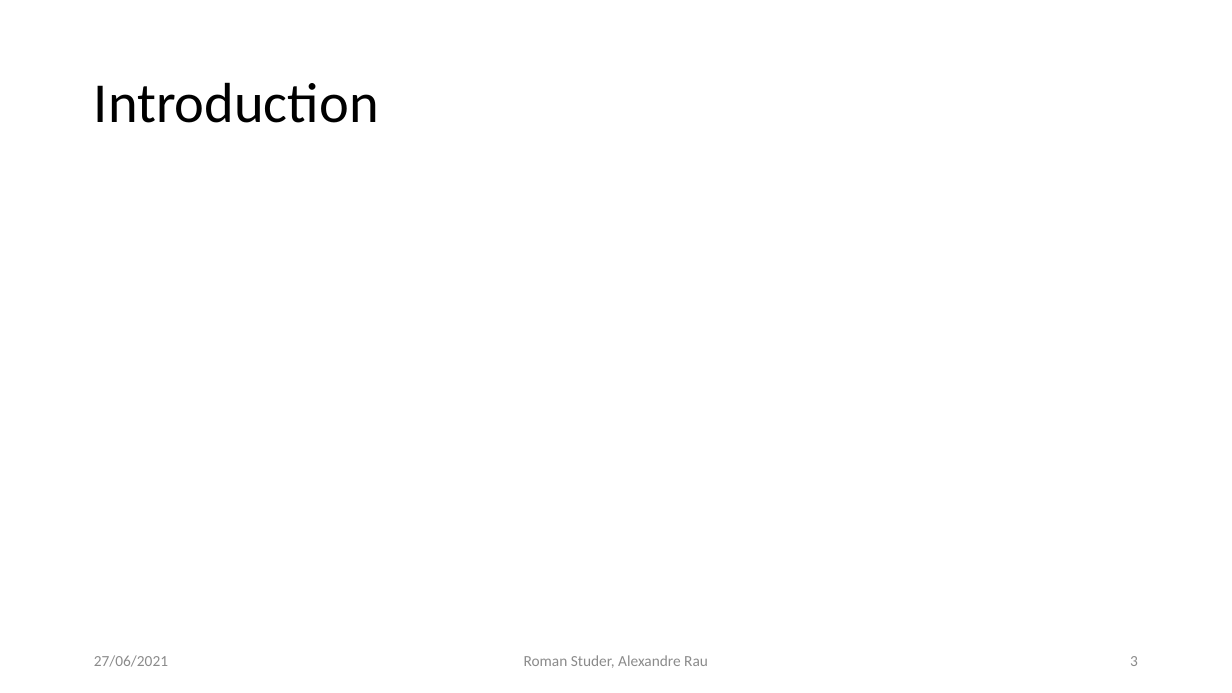
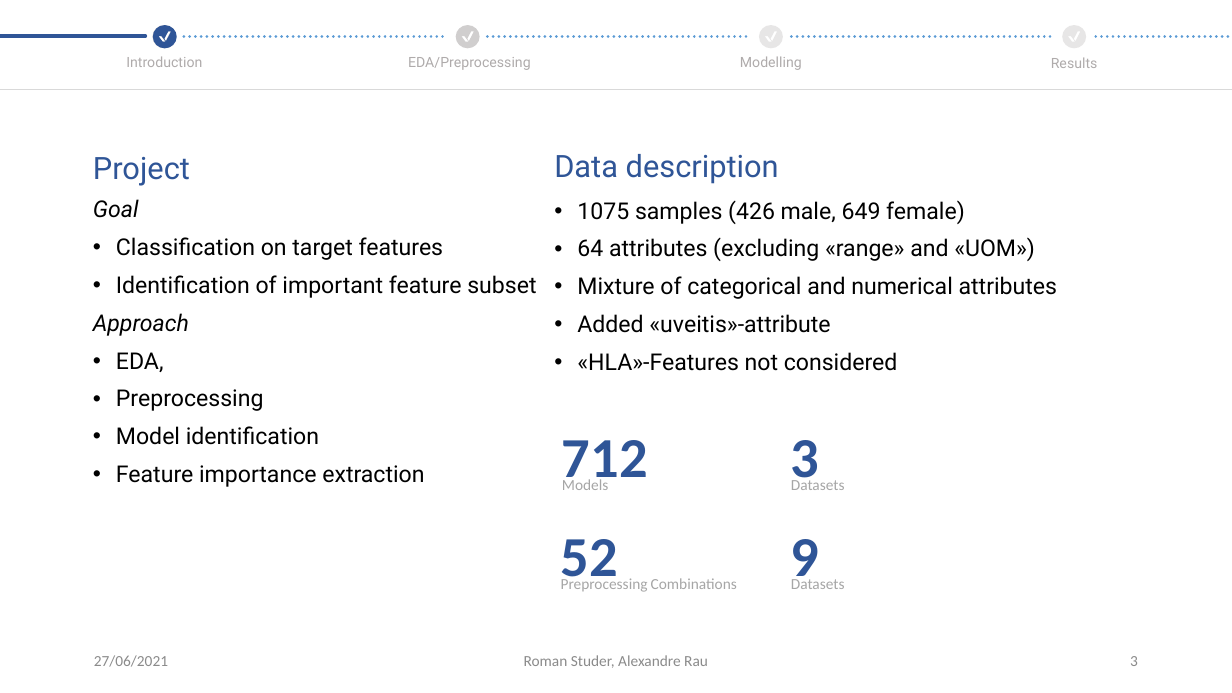
Before and after one commit to CrawTheOne/mirror_-fhnw_ds_fs2021_medical_challenge, a slide deck: slide 3 of presentation/Final_Presentation.pptx. Drawn at 1232x693 pixels with LibreOffice and Linux fonts; fonts in the diff are those of the drawing. Boxes give left, top, right and bottom in pixels: in the first picture for what was removed or moved away, otherwise in the second. Text is boxed around its words. In the diff, an @@ line names an element or a change of style, - is before the commit and + after.

Commit message:
added intro/preprocessing and part of results

```diff
--- a/presentation/Final_Presentation.pptx
+++ b/presentation/Final_Presentation.pptx
@@ freeform shape added at [152,25,177,48], fill #D0CECE @@
@@ freeform shape added at [152,25,177,48], fill #2F5597 @@
@@ freeform shape added at [456,25,480,48], fill #D0CECE @@
@@ freeform shape added at [759,25,783,48], fill #E7E6E6 @@
@@ freeform shape added at [1063,25,1087,48], fill #E7E6E6 @@
@@ line added from (0, 36) to (145, 36), #5B9BD5 2.25 pt dashed @@
@@ line added from (0, 36) to (145, 36), #2F5597 2.5 pt @@
@@ text "Introduction": place and size @@
-text "Introduction" at [94,82,379,123]
+text "Introduction" at [126,56,202,67]
@@ text "Introduction" at [126,56,202,67]: size 44 to 11 pt, font Calibri to Roboto, text colour #000000 to #AFABAB; alignment left to centre; line spacing 0.9 to 1; vertical alignment middle to top @@
@@ line added from (184, 37) to (447, 37), #5B9BD5 2.25 pt dashed @@
@@ text added at [408,57,531,70], 11 pt, text #AFABAB @@
+EDA/Preprocessing
@@ line added from (487, 37) to (750, 37), #5B9BD5 2.25 pt dashed @@
@@ text added at [740,56,802,70], 11 pt, text #AFABAB @@
+Modelling
@@ line added from (791, 37) to (1055, 37), #5B9BD5 2.25 pt dashed @@
@@ text added at [1051,57,1098,68], 11 pt, text #AFABAB @@
+Results
@@ line added from (1096, 37) to (1232, 37), #5B9BD5 2.25 pt dashed @@
@@ line added from (0, 89) to (1232, 89), #D9D9D9 0.5 pt @@
@@ text added at [93,157,190,186], 24 pt, text #2F5597 @@
+Project
@@ text added at [554,154,779,184], 24 pt, text #2F5597 @@
+Data description
@@ text added at [93,199,536,487], 18 pt, text #000000 @@
+Goal
+• Classification on target features
+• Identification of important feature subset
+Approach
+• EDA,
+• Preprocessing
+• Model identification
+• Feature importance extraction
@@ text added at [577,200,1057,371], 18 pt, text #000000 @@
+• 1075 samples (426 male, 649 female)
+• 64 attributes (excluding «range» and «UOM»)
+• Mixture of categorical and numerical attributes
+• Added «uveitis»-attribute
+• «HLA»-Features not considered
@@ text added at [562,440,648,490], 44 pt, text #2F5597, bold @@
+712
@@ text added at [791,440,820,490], 44 pt, text #2F5597, bold @@
+3
@@ text added at [562,479,609,490], 12 pt, text #A6A6A6 @@
+Models
@@ text added at [791,477,845,490], 12 pt, text #A6A6A6 @@
+Datasets
@@ text added at [561,539,618,590], 44 pt, text #2F5597, bold @@
+52
@@ text added at [791,539,820,589], 44 pt, text #2F5597, bold @@
+9
@@ text added at [561,576,737,592], 12 pt, text #A6A6A6 @@
+Preprocessing Combinations
@@ text added at [791,579,845,589], 12 pt, text #A6A6A6 @@
+Datasets
```
Also in this commit, not shown: 7 other slides changed, 1 slide added, 1 slide removed.
